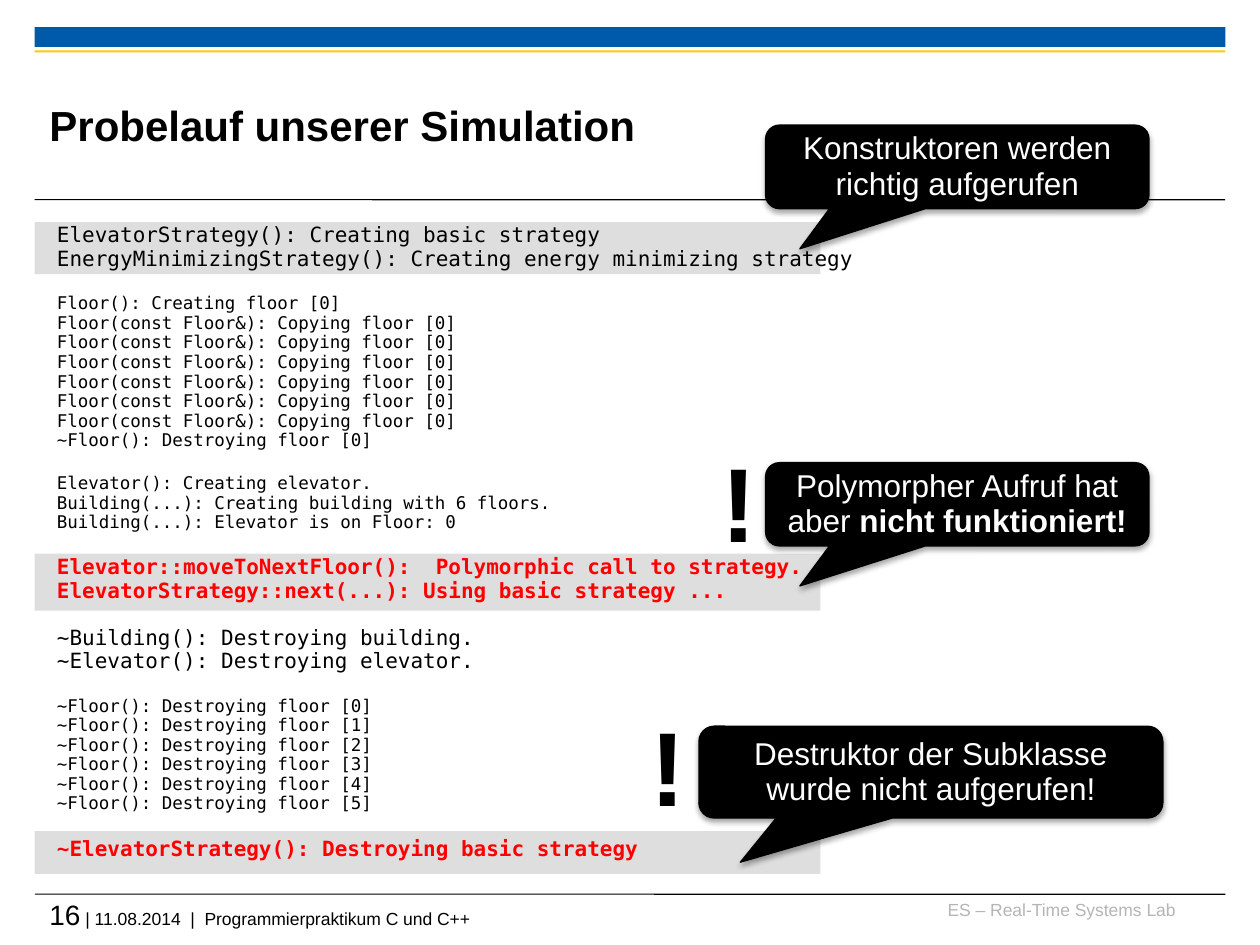
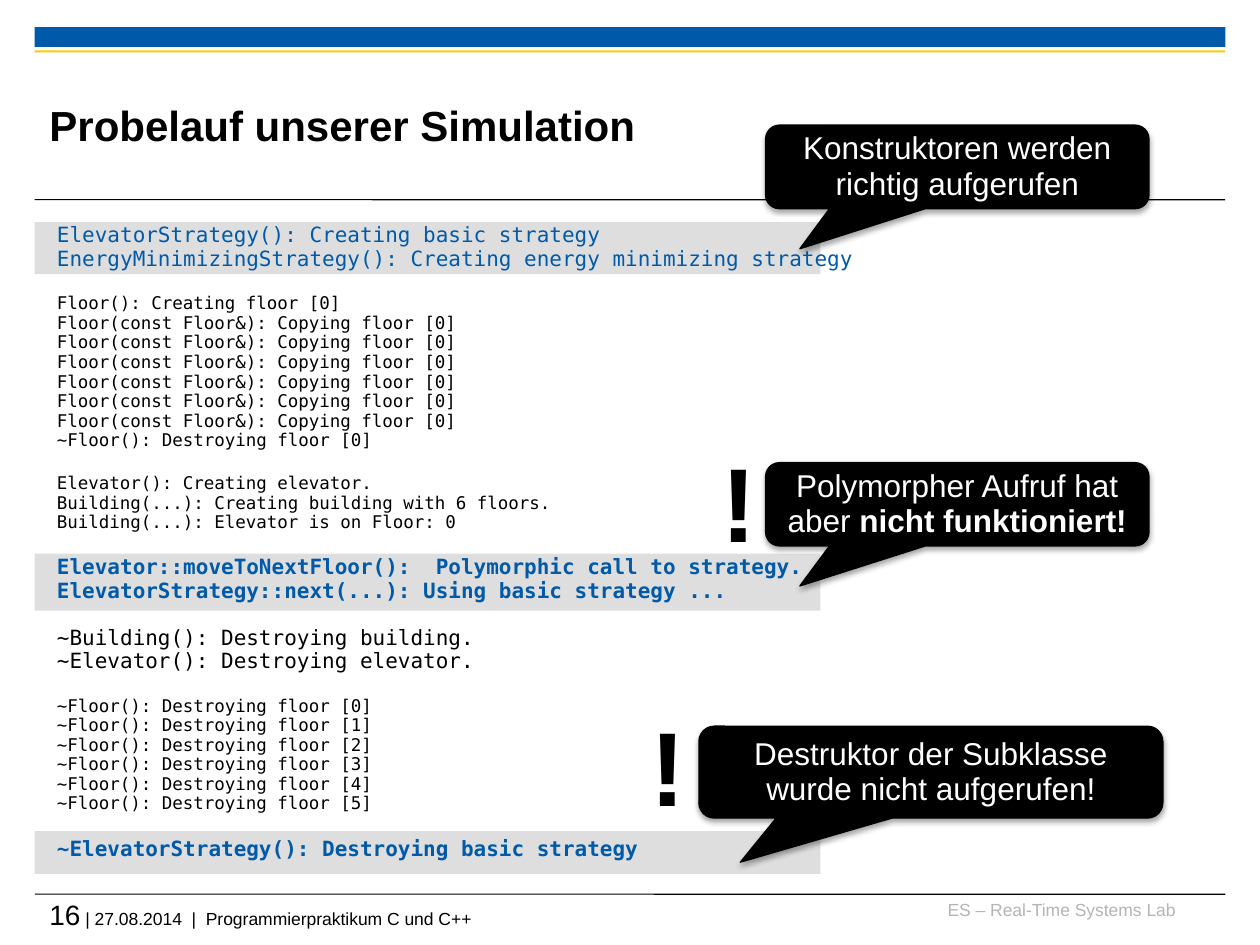
Before and after one commit to h82k/tud-cppp, a slide deck: slide 16 of Vorlesung/3 Vererbung-Polymorphie.pptx. Drawn at 1260x945 pixels with LibreOffice and Linux fonts; fonts in the diff are those of the drawing; background and template pictures are left out. Boxes give left, top, right and bottom in pixels: in the first picture for what was removed or moved away, otherwise in the second. Text is boxed around its words. In the diff, an @@ line names an element or a change of style, - is before the commit and + after.

```diff
--- a/Vorlesung/3 Vererbung-Polymorphie.pptx
+++ b/Vorlesung/3 Vererbung-Polymorphie.pptx
@@ text at [57,226,852,861]: text colour #000000 to #005AA9 in "ElevatorStrategy(): Creating basic strategy", "EnergyMinimizingStrategy(): Creating energy minimizing strat ..."; text colour #FF0000 to #005AA9 in "Elevator::moveToNextFloor(): Polymorphic call to strategy.", "ElevatorStrategy::next(...): Using basic strategy ...", "~ElevatorStrategy(): Destroying basic strategy" @@
@@ text at [49,905,471,929]: text changed @@
-16 | 11.08.2014 | Programmierpraktikum C und C++
+16 | 27.08.2014 | Programmierpraktikum C und C++
```
Also in this commit, not shown: 2 other slides changed, 1 slide added, 5 other files.
